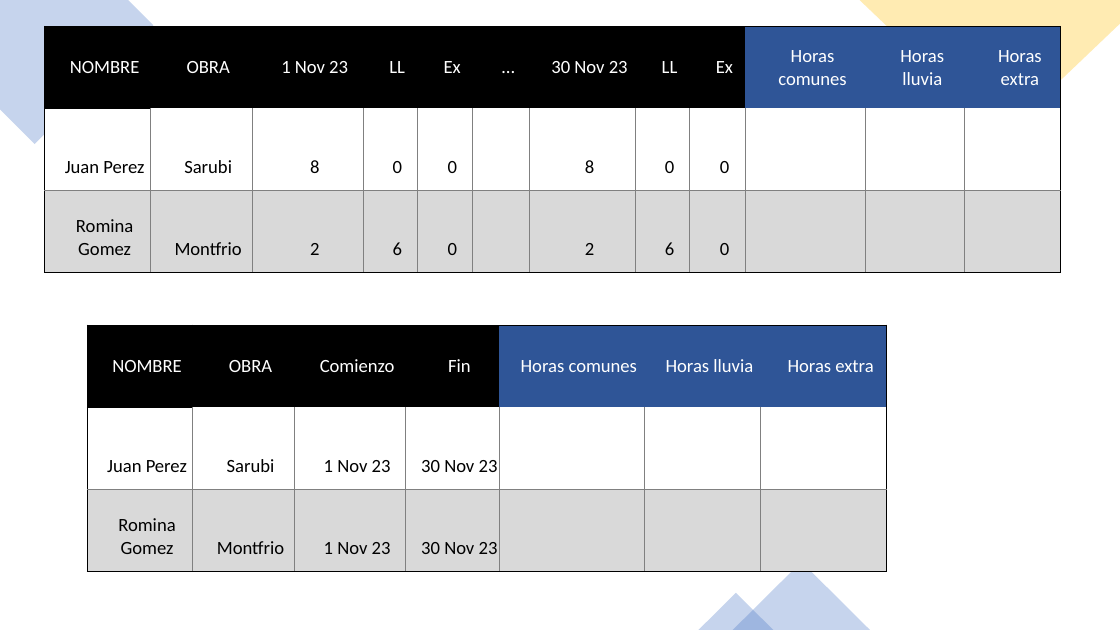
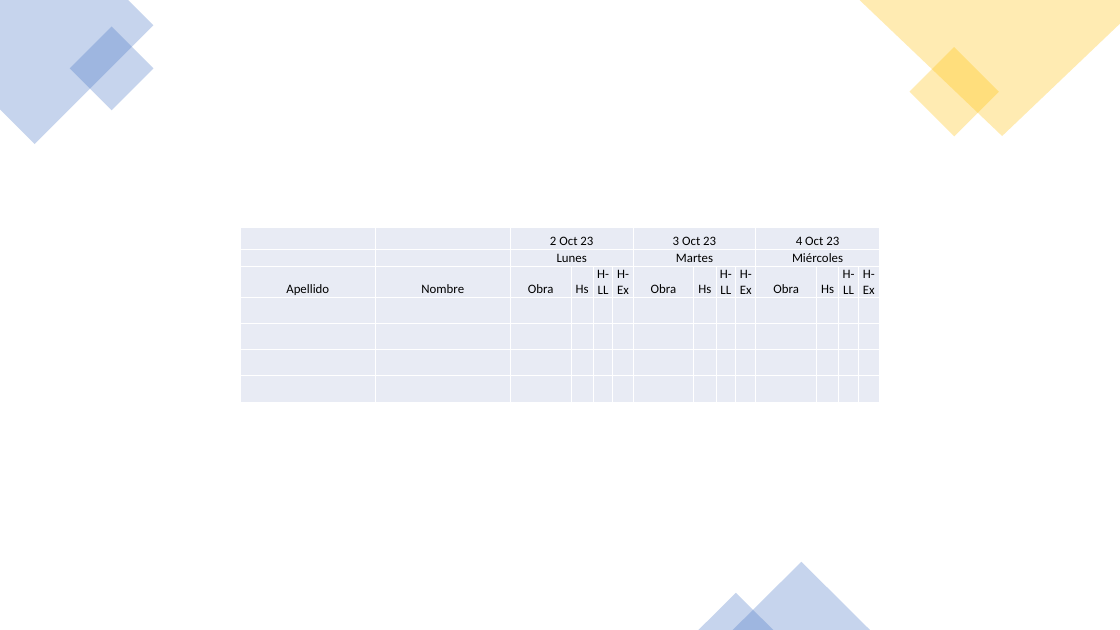
Before and after one commit to sofifernandez/Obligatorio_IS, a slide deck: slide 6 of prototipos.pptx. Drawn at 1120x630 pixels with LibreOffice and Linux fonts; fonts in the diff are those of the drawing. Boxes give left, top, right and bottom in pixels: in the first picture for what was removed or moved away, otherwise in the second. Text is boxed around its words. In the diff, an @@ line names an element or a change of style, - is before the commit and + after.

```diff
--- a/prototipos.pptx
+++ b/prototipos.pptx
@@ table removed at [45,27,1061,273], 3 rows, 12 columns @@
-NOMBRE | OBRA | 1 Nov 23 | LL | Ex | … | 30 Nov 23 | LL | Ex | Horas comunes | Horas lluvia | Horas extra
-Juan Perez | Sarubi | 8 | 0 | 0 |  | 8 | 0 | 0 |  |  | 
-Romina Gomez | Montfrio | 2 | 6 | 0 |  | 2 | 6 | 0 |  |  | 
@@ table added at [240,228,877,402], 7 rows, 14 columns @@
+ |  | 2 Oct 23 |  |  |  | 3 Oct 23 |  |  |  | 4 Oct 23 |  |  | 
+ |  | Lunes |  |  |  | Martes |  |  |  | Miércoles |  |  | 
+Apellido | Nombre | Obra | Hs | H-LL | H-Ex | Obra | Hs | H-LL | H-Ex | Obra | Hs | H-LL | H-Ex
+ |  |  |  |  |  |  |  |  |  |  |  |  | 
+ |  |  |  |  |  |  |  |  |  |  |  |  | 
+ |  |  |  |  |  |  |  |  |  |  |  |  | 
+ |  |  |  |  |  |  |  |  |  |  |  |  | 
@@ table removed at [87,325,888,571], 3 rows, 7 columns @@
-NOMBRE | OBRA | Comienzo | Fin | Horas comunes | Horas lluvia | Horas extra
-Juan Perez | Sarubi | 1 Nov 23 | 30 Nov 23 |  |  | 
-Romina Gomez | Montfrio | 1 Nov 23 | 30 Nov 23 |  |  | 
```
Also in this commit, not shown: 1 other slide changed, 3 other files.
